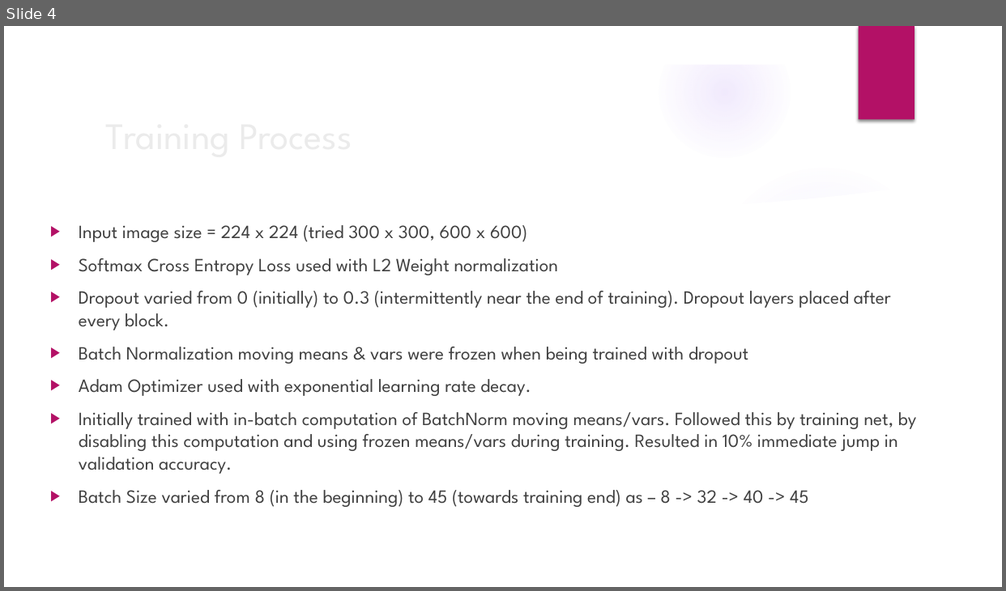
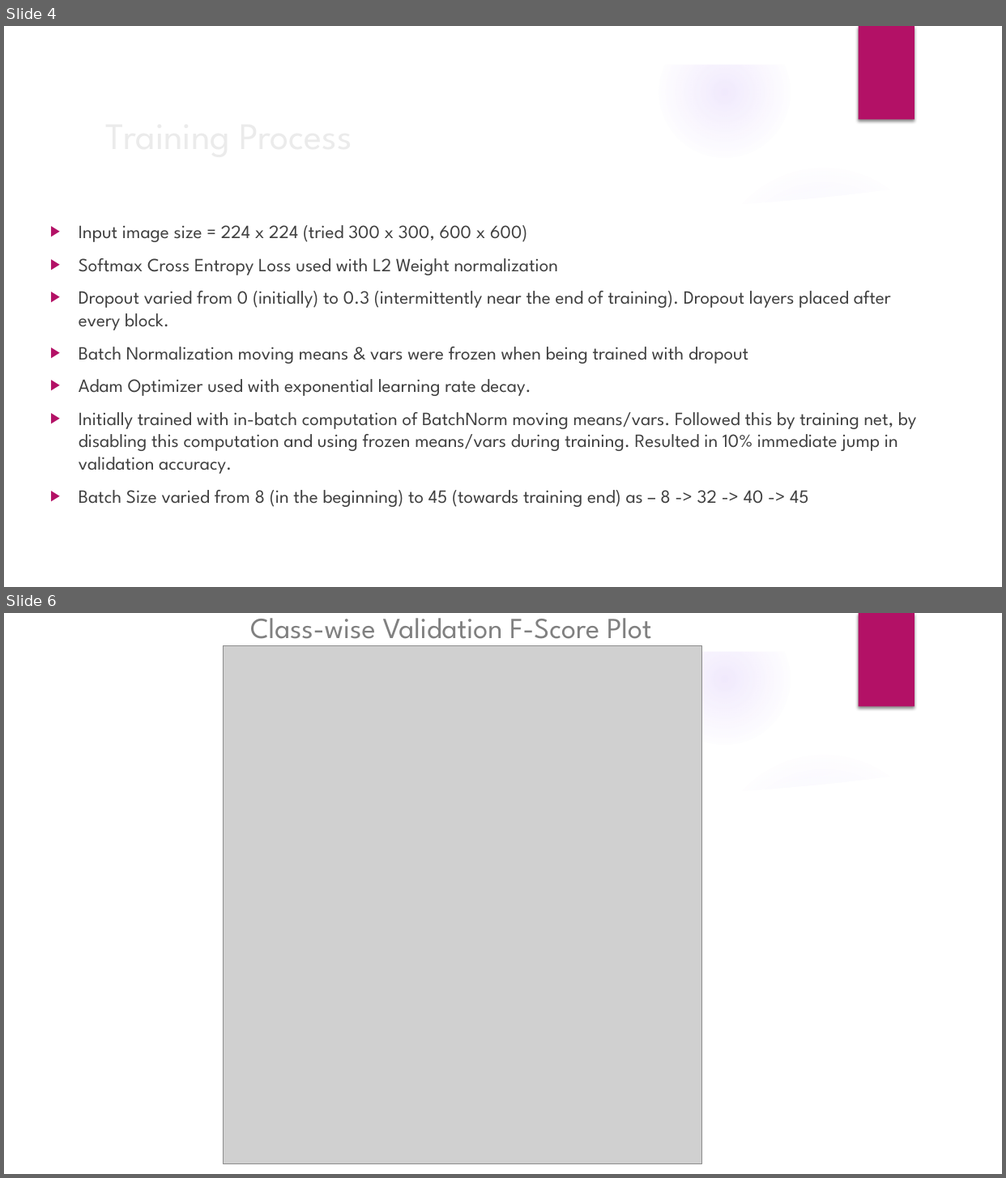
Before and after one commit to ironhide23586/RoomNet, a slide deck: documentation/RoomNet Presentation.pptx. Shown one above the other, each under a label of ours: slide 4 before the commit, slides 4 and 6 after it; the slides between them are not shown. The pictures are 1006x591 and 1006x1178 pixels, drawn with LibreOffice and Linux fonts; fonts in the diff are those of the drawing; grey boxes stand for pictures; background and template pictures are left out. Boxes give left, top, right and bottom in pixels: in the first picture for what was removed or moved away, otherwise in the second. Text is boxed around its words. In the diff, an @@ line names an element or a change of style, - is before the commit and + after.

```diff
--- a/documentation/RoomNet Presentation.pptx
+++ b/documentation/RoomNet Presentation.pptx
@@ slide 6 added at [4,613,1002,1174], background picture (left out); not listed: 9 template elements that a slide beside it also shows @@
@@ title added at [250,618,652,648], 28 pt, text #808080 @@
+Class-wise Validation F-Score Plot
@@ picture added at [224,646,701,1164] @@
```
Also in this commit, not shown: 2 other slides added, 2 other files.
